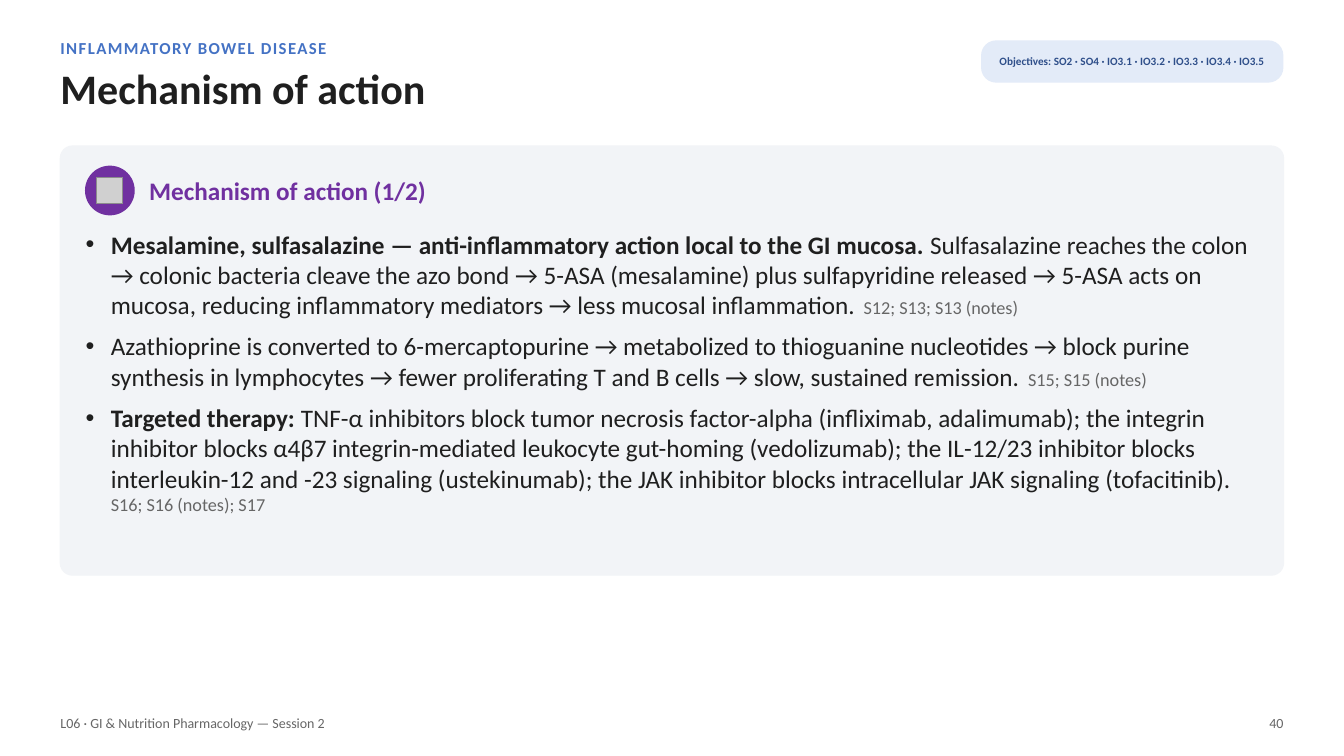
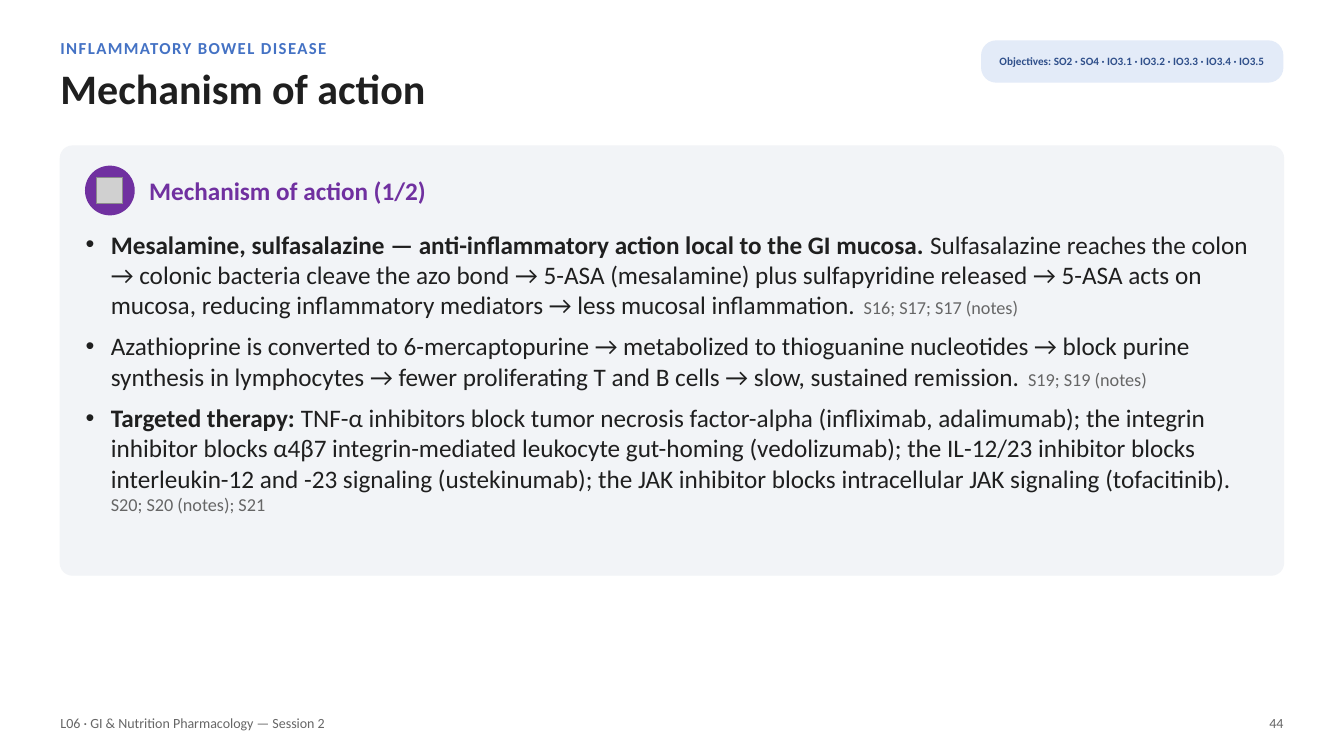
Before and after one commit to bishwokrit/DPAS-Pharm, a slide deck: slide 44 of outputs/L06/L06_Unit_3_GI_Nutrition_Session_2_study_deck.pptx (slide 40 before the commit). Drawn at 1344x756 pixels with LibreOffice and Linux fonts; fonts in the diff are those of the drawing; grey boxes stand for pictures. Boxes give left, top, right and bottom in pixels: in the first picture for what was removed or moved away, otherwise in the second. Text is boxed around its words. In the diff, an @@ line names an element or a change of style, - is before the commit and + after.

```diff
--- a/outputs/L06/L06_Unit_3_GI_Nutrition_Session_2_study_deck.pptx
+++ b/outputs/L06/L06_Unit_3_GI_Nutrition_Session_2_study_deck.pptx
@@ text at <box>111,236,1248,514</box>: text changed @@
-• Mesalamine, sulfasalazine — anti-inflammatory action local to the GI mucosa. Sulfasalazine reaches the colon → colonic bacteria cleave the azo bond → 5-ASA (mesalamine) plus sulfapyridine released → 5-ASA acts on mucosa, reducing inflammatory mediators → less mucosal inflammation. S12; S13; S13 (notes)
-• Azathioprine is converted to 6-mercaptopurine → metabolized to thioguanine nucleotides → block purine synthesis in lymphocytes → fewer proliferating T and B cells → slow, sustained remission. S15; S15 (notes)
-• Targeted therapy: TNF-α inhibitors block tumor necrosis factor-alpha (infliximab, adalimumab); the integrin inhibitor blocks α4β7 integrin-mediated leukocyte gut-homing (vedolizumab); the IL-12/23 inhibitor blocks interleukin-12 and -23 signaling (ustekinumab); the JAK inhibitor blocks intracellular JAK signaling (tofacitinib). S16; S16 (notes); S17
+• Mesalamine, sulfasalazine — anti-inflammatory action local to the GI mucosa. Sulfasalazine reaches the colon → colonic bacteria cleave the azo bond → 5-ASA (mesalamine) plus sulfapyridine released → 5-ASA acts on mucosa, reducing inflammatory mediators → less mucosal inflammation. S16; S17; S17 (notes)
+• Azathioprine is converted to 6-mercaptopurine → metabolized to thioguanine nucleotides → block purine synthesis in lymphocytes → fewer proliferating T and B cells → slow, sustained remission. S19; S19 (notes)
+• Targeted therapy: TNF-α inhibitors block tumor necrosis factor-alpha (infliximab, adalimumab); the integrin inhibitor blocks α4β7 integrin-mediated leukocyte gut-homing (vedolizumab); the IL-12/23 inhibitor blocks interleukin-12 and -23 signaling (ustekinumab); the JAK inhibitor blocks intracellular JAK signaling (tofacitinib). S20; S20 (notes); S21
@@ text at <box>1269,719,1283,728</box>: text changed @@
-40
+44
```
Also in this commit, not shown: 107 other slides changed, 10 slides added, 35 other files.
